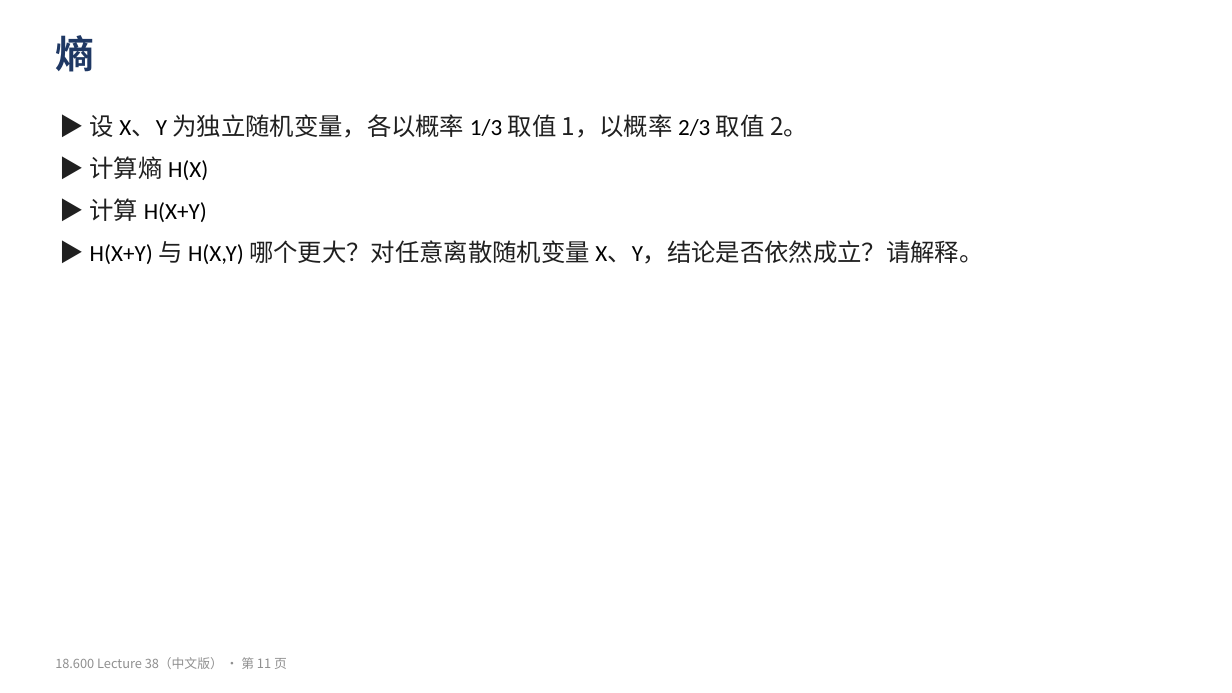
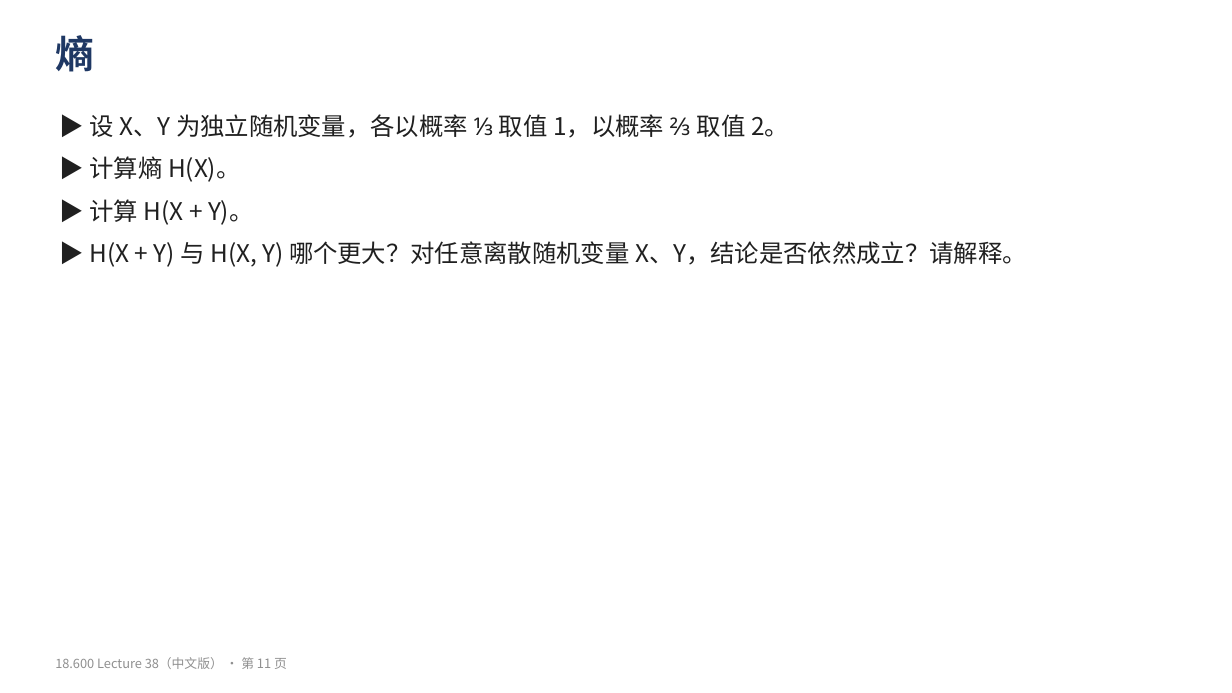
Before and after one commit to yuyangblue/note, a slide deck: slide 11 of 概率论与数理统计/原始材料/MIT18.600/中文版/Lecture38_复习练习_中文.pptx. Drawn at 1232x693 pixels with LibreOffice and Linux fonts; fonts in the diff are those of the drawing. Boxes give left, top, right and bottom in pixels: in the first picture for what was removed or moved away, otherwise in the second. Text is boxed around its words. In the diff, an @@ line names an element or a change of style, - is before the commit and + after.

```diff
--- a/概率论与数理统计/原始材料/MIT18.600/中文版/Lecture38_复习练习_中文.pptx
+++ b/概率论与数理统计/原始材料/MIT18.600/中文版/Lecture38_复习练习_中文.pptx
@@ text added at [90, 114, 789, 138], 19 pt, text #202020 @@
+▶ 设 X、Y 为独立随机变量，各以概率 ⅓ 取值 1，以概率 ⅔ 取值 2。
@@ text added at [90, 156, 240, 182], 19 pt, text #202020 @@
+▶ 计算熵 H(X)。
@@ text added at [90, 199, 254, 225], 19 pt, text #202020 @@
+▶ 计算 H(X + Y)。
@@ text at [90, 241, 1027, 267]: text changed @@
-▶ 设 X、Y 为独立随机变量，各以概率 1/3 取值 1，以概率 2/3 取值 2。
-▶ 计算熵 H(X)
-▶ 计算 H(X+Y)
-▶ H(X+Y) 与 H(X,Y) 哪个更大？对任意离散随机变量 X、Y，结论是否依然成立？请解释。
+▶ H(X + Y) 与 H(X, Y) 哪个更大？对任意离散随机变量 X、Y，结论是否依然成立？请解释。
```
Also in this commit, not shown: 13 other slides changed, 3 other files.
